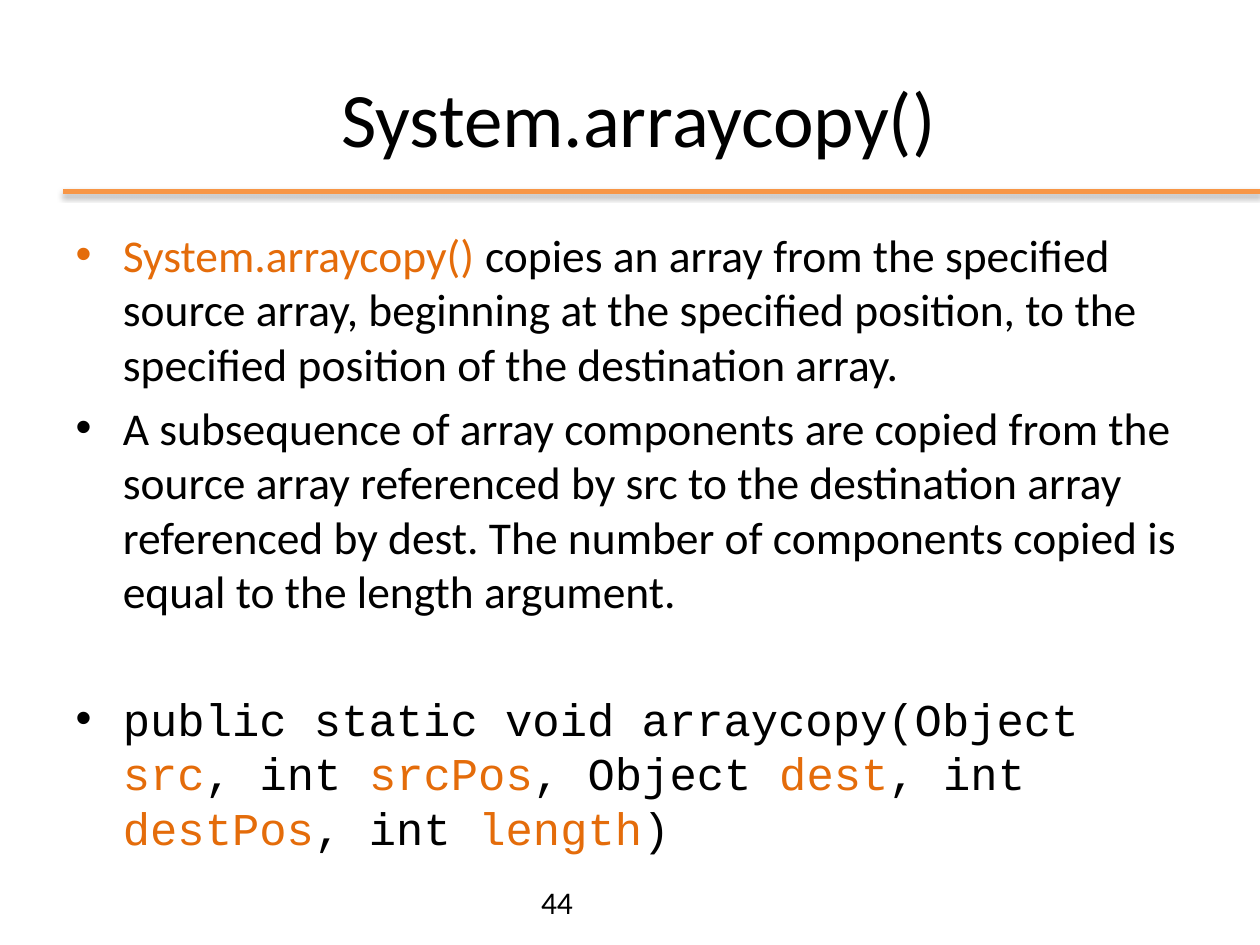
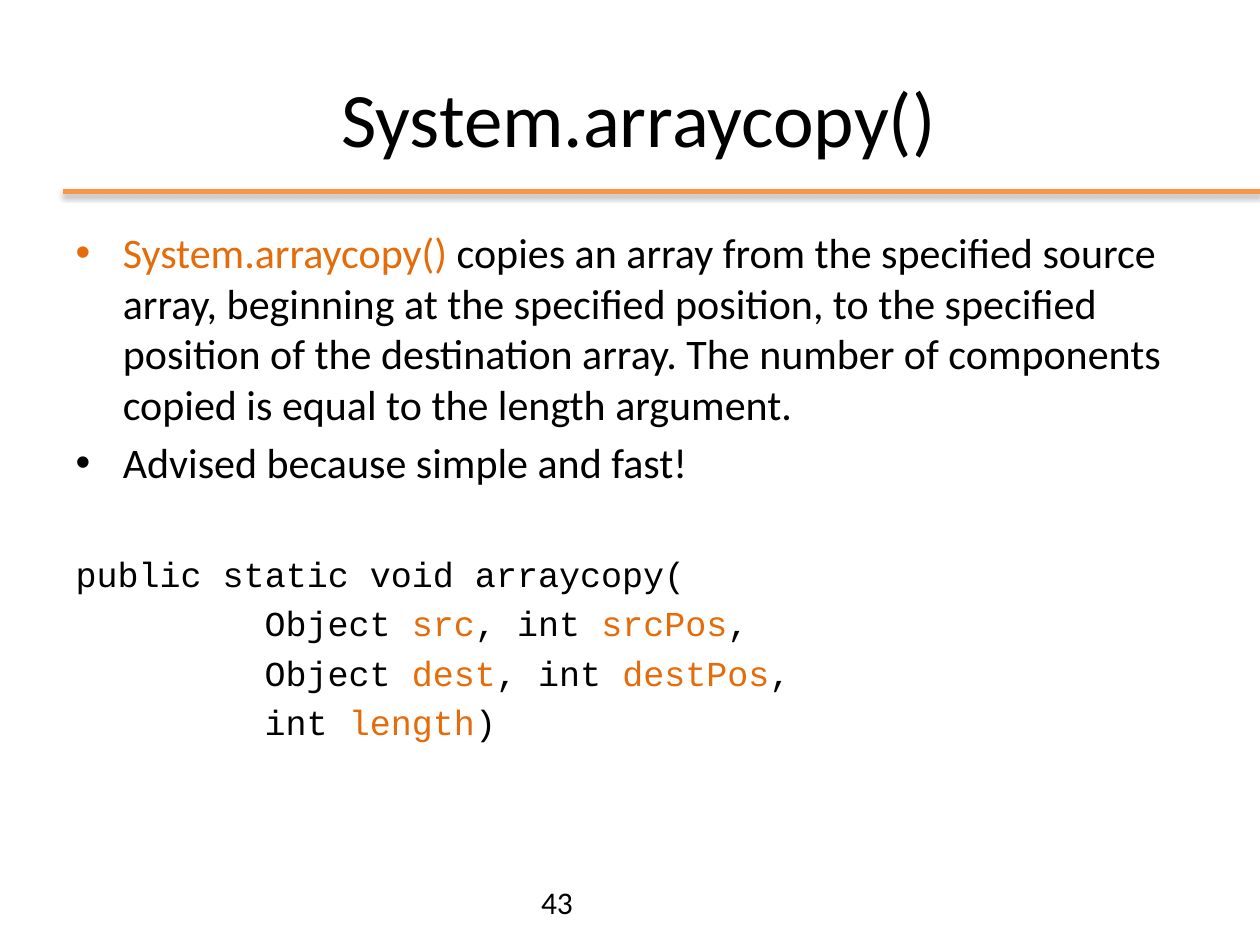
Before and after one commit to plctechnician/ooprogramming, a slide deck: slide 43 of java/slides/ppt/02 - Java Basics.pptx (slide 44 before the commit). Drawn at 1260x945 pixels with LibreOffice and Linux fonts; fonts in the diff are those of the drawing; background and template pictures are left out. Boxes give left, top, right and bottom in pixels: in the first picture for what was removed or moved away, otherwise in the second. Text is boxed around its words. In the diff, an @@ line names an element or a change of style, - is before the commit and + after.

```diff
--- a/java/slides/ppt/02 - Java Basics.pptx
+++ b/java/slides/ppt/02 - Java Basics.pptx
@@ text at (x1=76, y1=237, x2=1160, y2=743): text changed; size 26 to 24 pt @@
-• System.arraycopy() copies an array from the specified source array, beginning at the specified position, to the specified position of the destination array.
-• A subsequence of array components are copied from the source array referenced by src to the destination array referenced by dest. The number of components copied is equal to the length argument.
-• public static void arraycopy(Object src, int srcPos, Object dest, int destPos, int length)
+• System.arraycopy() copies an array from the specified source array, beginning at the specified position, to the specified position of the destination array. The number of components copied is equal to the length argument.
+• Advised because simple and fast!
+public static void arraycopy(
+  Object src, int srcPos,
+  Object dest, int destPos,
+  int length)
@@ page number at (x1=541, y1=893, x2=573, y2=915): text changed @@
-44
+43
```
Also in this commit, not shown: 13 other slides changed, 1 slide added, 2 slides removed, 1 other file.
